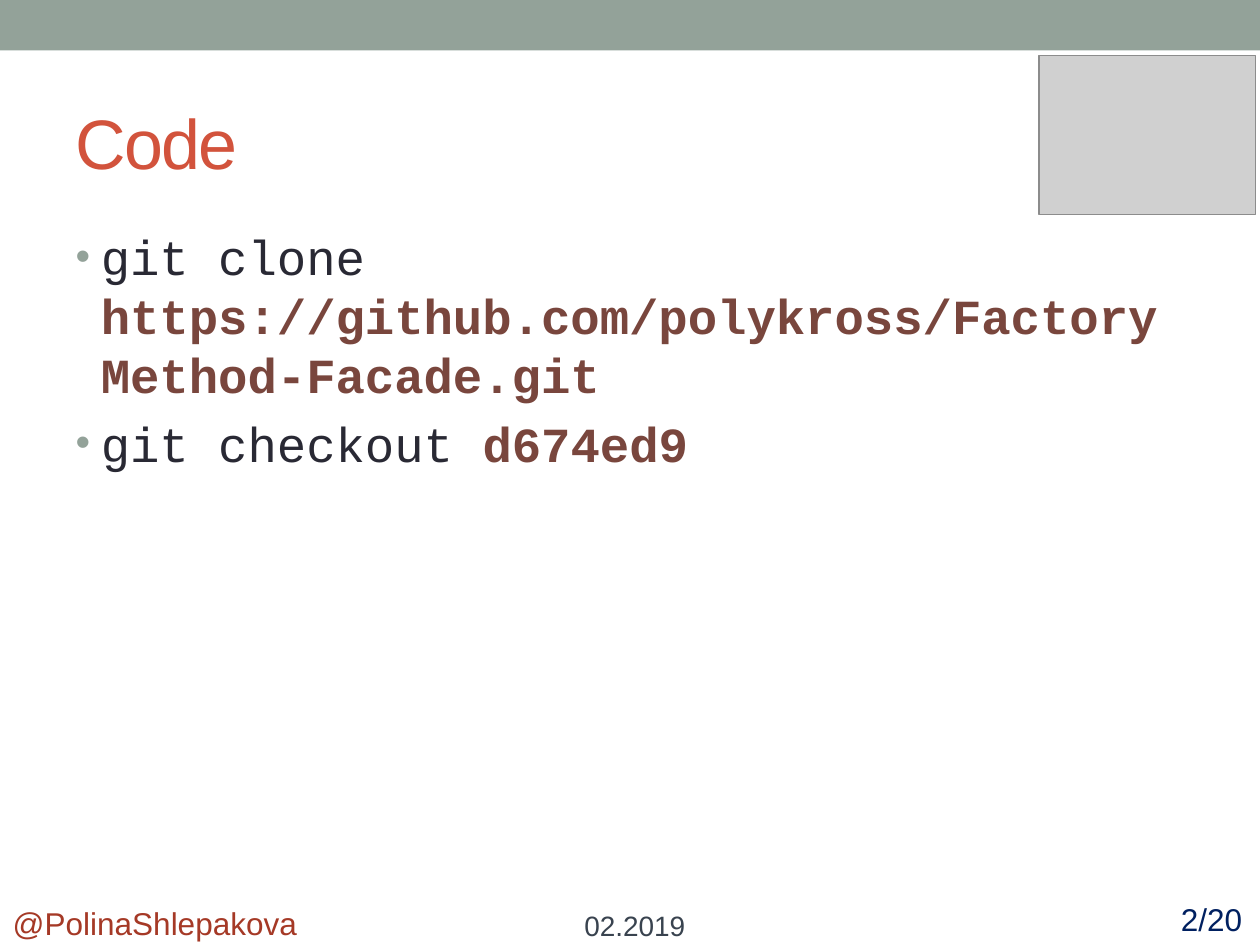
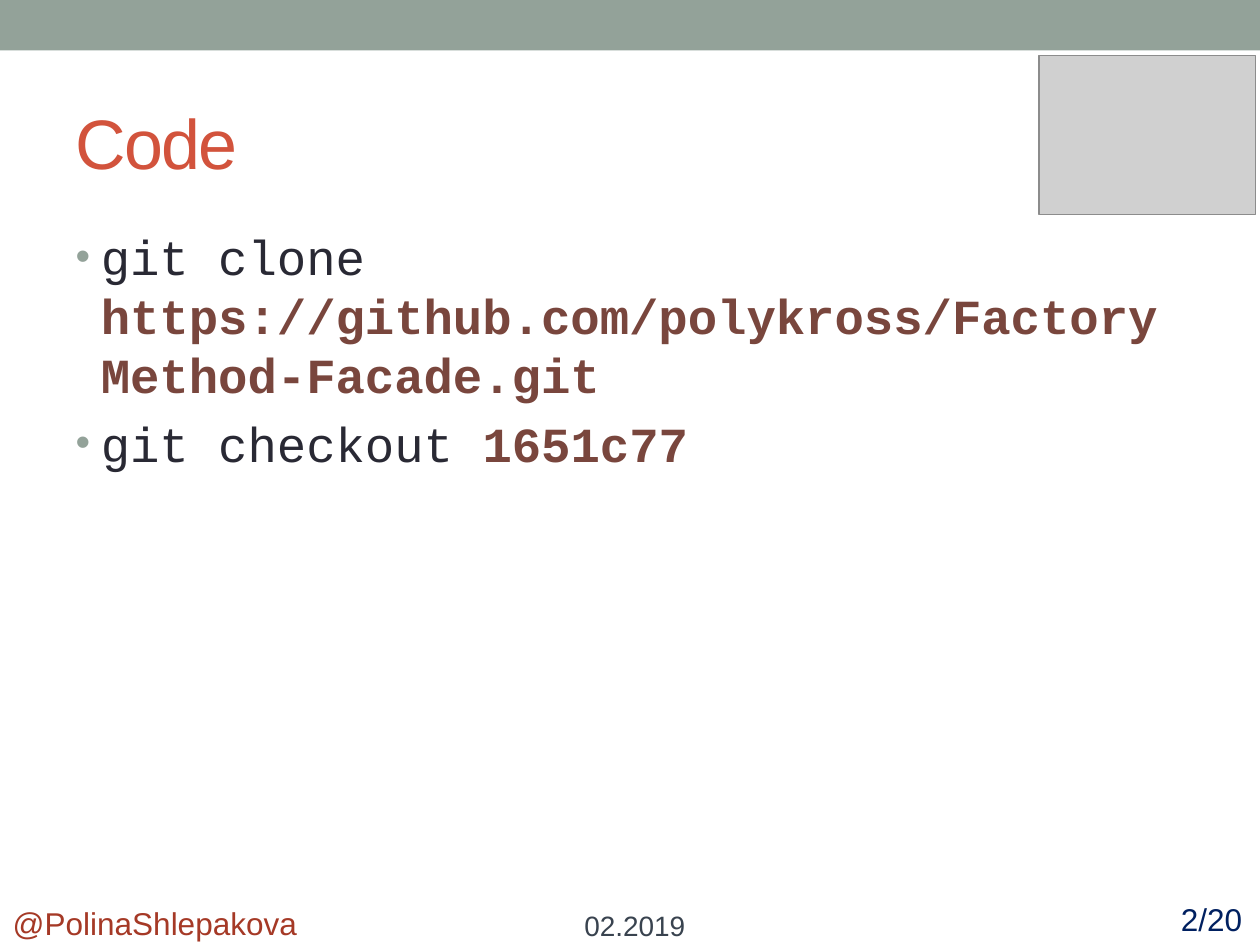
Before and after one commit to polykross/FactoryMethod-Facade, a slide deck: slide 13 of FactoryMethod/Presentation/FactoryMethod.pptx. Drawn at 1260x945 pixels with LibreOffice and Linux fonts; fonts in the diff are those of the drawing; grey boxes stand for pictures. Boxes give left, top, right and bottom in pixels: in the first picture for what was removed or moved away, otherwise in the second. Text is boxed around its words. In the diff, an @@ line names an element or a change of style, - is before the commit and + after.

```diff
--- a/FactoryMethod/Presentation/FactoryMethod.pptx
+++ b/FactoryMethod/Presentation/FactoryMethod.pptx
@@ text at (101, 426, 689, 472): text changed @@
-• git checkout d674ed9
+• git checkout 1651c77
```
Also in this commit, not shown: 2 other slides changed, 9 other files.
